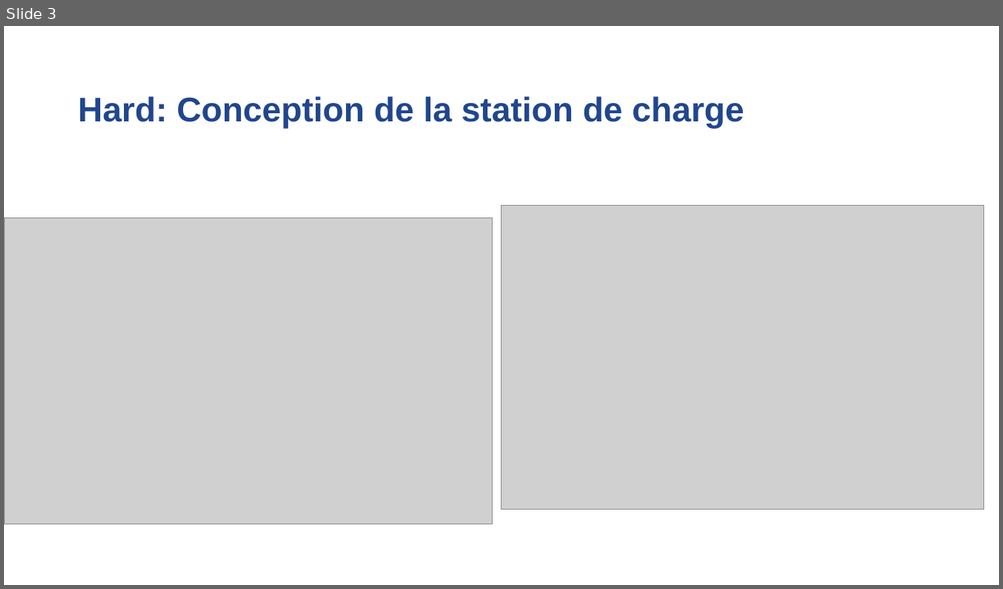
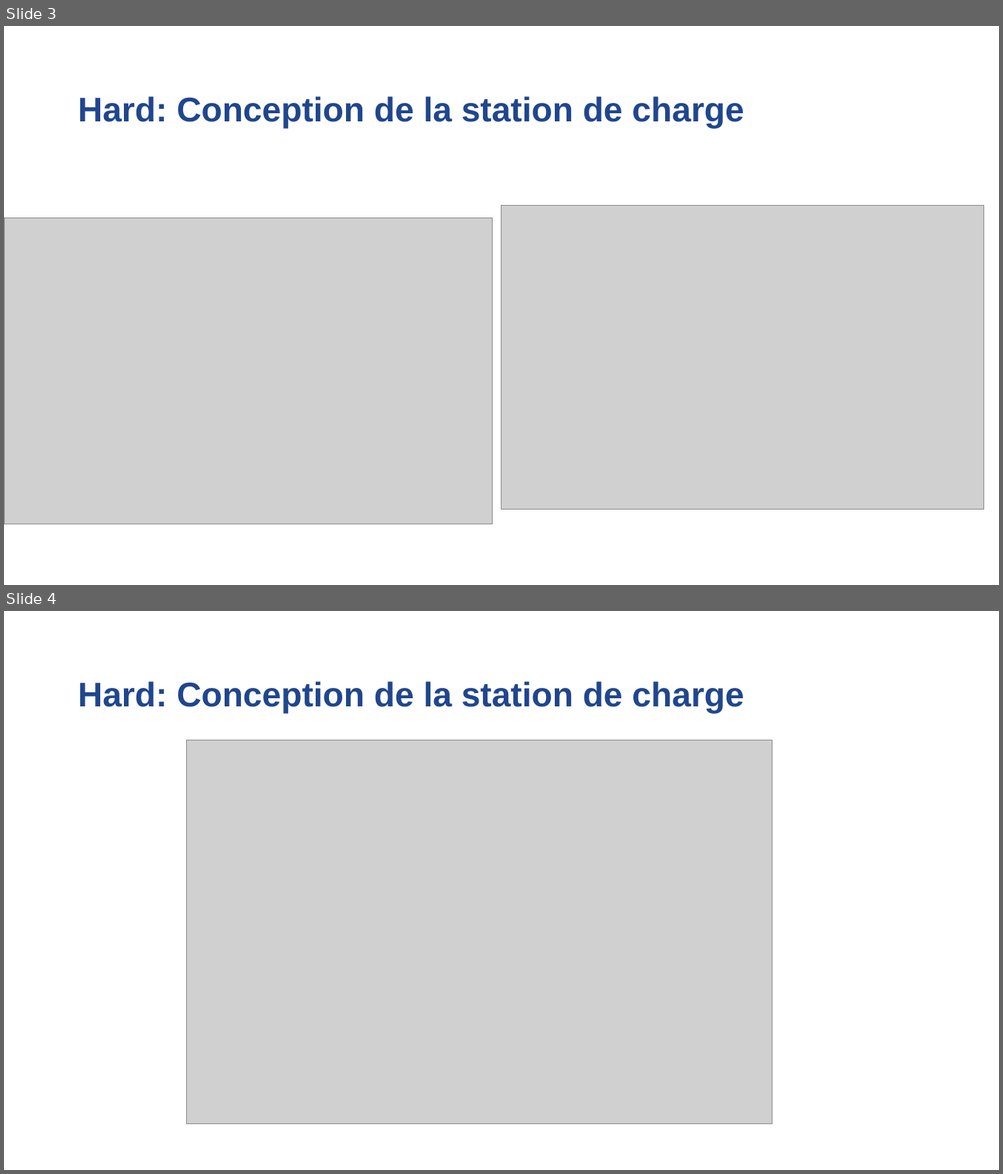
Before and after one commit to Laffargue-ElsysDesign/Robot_Surveillance_V3, a slide deck: GestionDeProjet/Reunions/Reunion_27_07_2022/Reunion_avancement_27_07_22.pptx. Shown one above the other, each under a label of ours: slide 3 before the commit, slides 3 and 4 after it. The pictures are 1003x589 and 1003x1174 pixels, drawn with LibreOffice and Linux fonts; fonts in the diff are those of the drawing; grey boxes stand for pictures; background and template pictures are left out. Boxes give left, top, right and bottom in pixels: in the first picture for what was removed or moved away, otherwise in the second. Text is boxed around its words. In the diff, an @@ line names an element or a change of style, - is before the commit and + after.

Commit message:
reu

```diff
--- a/GestionDeProjet/Reunions/Reunion_27_07_2022/Reunion_avancement_27_07_22.pptx
+++ b/GestionDeProjet/Reunions/Reunion_27_07_2022/Reunion_avancement_27_07_22.pptx
@@ slide 4 added at <box>4,611,999,1170</box>, background #FFFFFF @@
@@ title added at <box>78,681,743,714</box>, 33 pt, text #20468D, bold @@
+Hard: Conception de la station de charge
@@ picture added at <box>186,740,771,1125</box> @@
```
